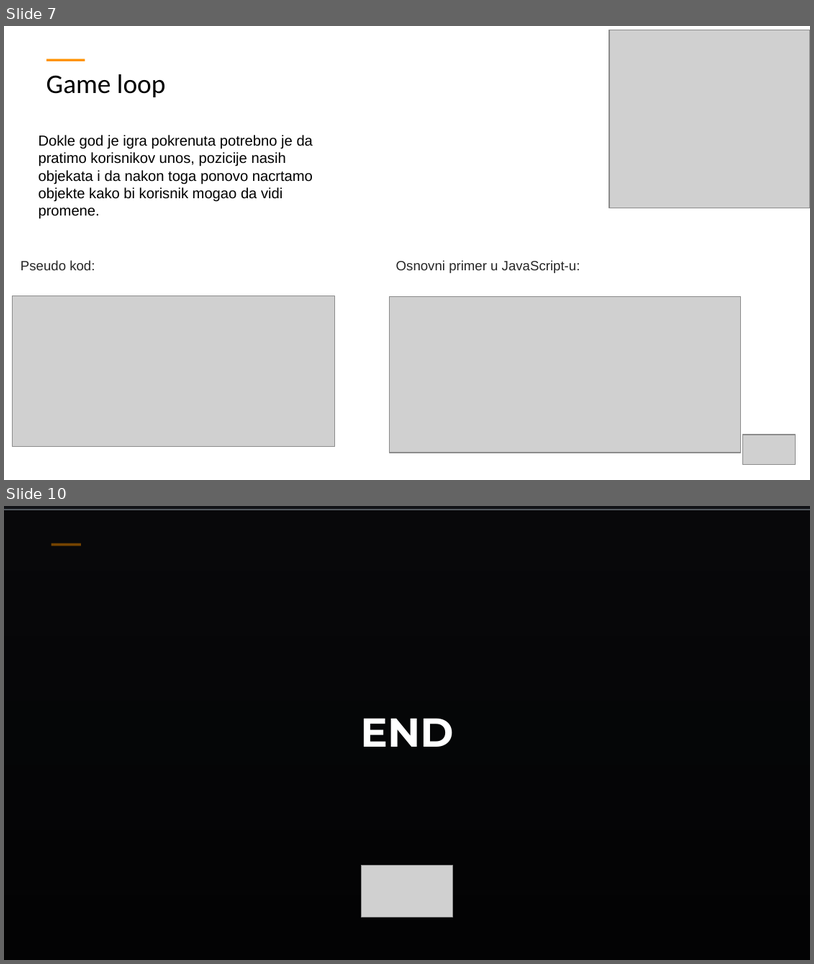
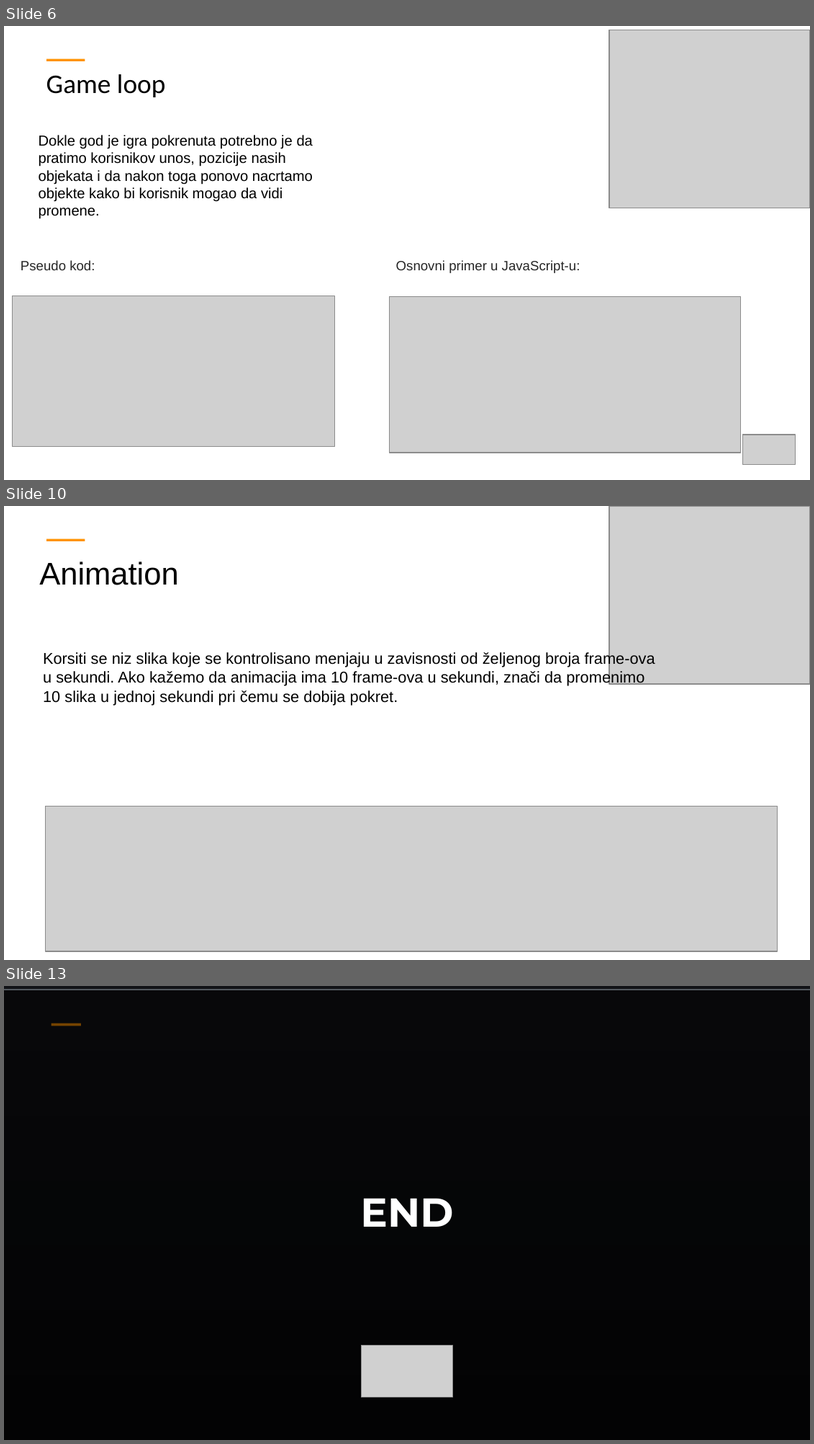
Before and after one commit to ObradovicZ/platformer, a slide deck: TemplateExample - white.pptx. Shown one above the other, each under a label of ours: slides 7 and 10 before the commit, slides 6, 10 and 13 after it; the slides between them are not shown. The pictures are 814x964 and 814x1444 pixels, drawn with LibreOffice and Linux fonts; fonts in the diff are those of the drawing; grey boxes stand for pictures; background and template pictures are left out. Boxes give left, top, right and bottom in pixels: in the first picture for what was removed or moved away, otherwise in the second. Text is boxed around its words. In the diff, an @@ line names an element or a change of style, - is before the commit and + after.

```diff
--- a/TemplateExample - white.pptx
+++ b/TemplateExample - white.pptx
@@ slide 10 added at [4, 506, 810, 960], background #FFFFFF; not listed: 1 template element that a slide beside it also shows @@
@@ picture added at [610, 506, 810, 683] @@
@@ title added at [39, 561, 178, 585], 28 pt, text #000000 @@
+Animation
@@ text added at [43, 651, 656, 705], 14 pt, text #000000 @@
+Korsiti se niz slika koje se kontrolisano menjaju u zavisnosti od željenog broja frame-ova u sekundi. Ako kažemo da animacija ima 10 frame-ova u sekundi, znači da promenimo 10 slika u jednoj sekundi pri čemu se dobija pokret.
@@ picture added at [45, 806, 777, 951] @@
@@ what was slide 7 is now slide 6 @@
@@ what was slide 10 is now slide 13 @@
```
Also in this commit, not shown: 2 slides changed, 4 other slides added, 2 slides removed.
